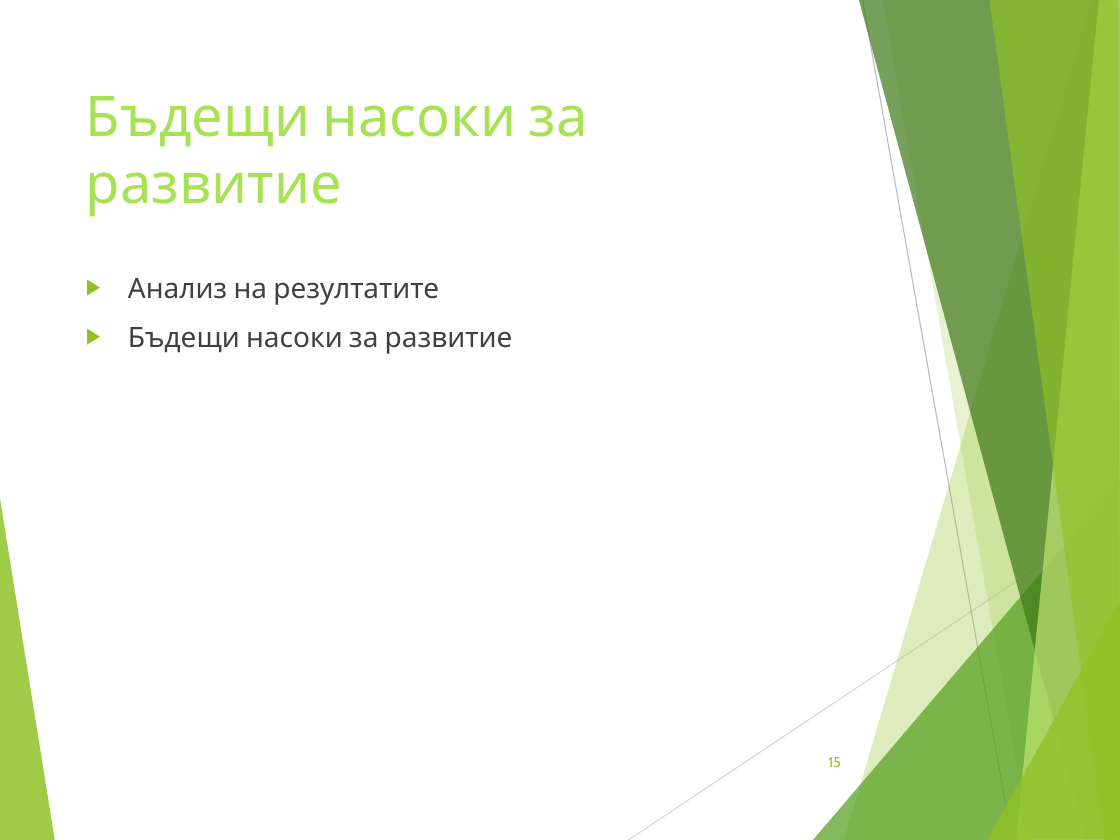
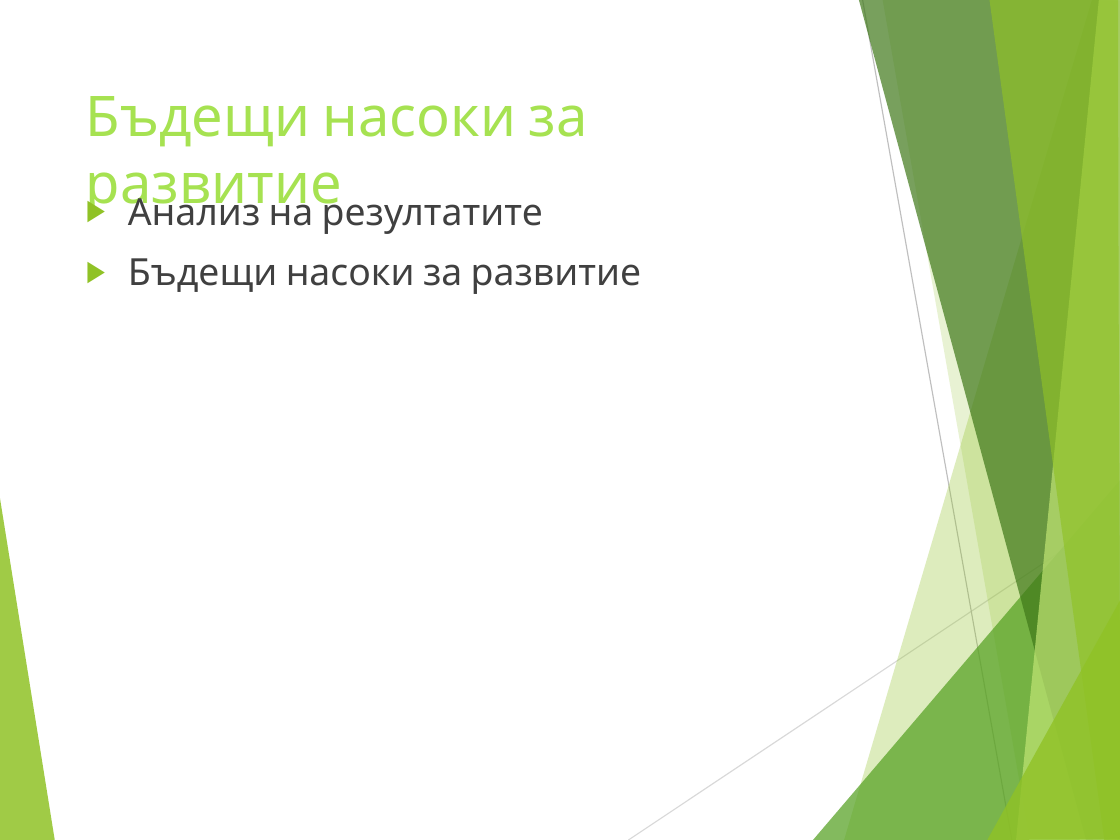
Before and after one commit to ivanchuchulski/fmi-requirements-analisys, a slide deck: slide 24 of rezervito-hw-05/Rezervito_Presentation_62121_62151_62167.pptx (slide 15 before the commit). Drawn at 1120x840 pixels with LibreOffice and Linux fonts; fonts in the diff are those of the drawing. Boxes give left, top, right and bottom in pixels: in the first picture for what was removed or moved away, otherwise in the second. Text is boxed around its words. In the diff, an @@ line names an element or a change of style, - is before the commit and + after.

```diff
--- a/rezervito-hw-05/Rezervito_Presentation_62121_62151_62167.pptx
+++ b/rezervito-hw-05/Rezervito_Presentation_62121_62151_62167.pptx
@@ text "Анализ на резултатите": place and size @@
-text "Анализ на резултатите" at <box>128,278,513,354</box>
+text "Анализ на резултатите" at <box>128,190,642,294</box>
@@ text "Анализ на резултатите" at <box>128,190,642,294</box>: size 18 to 24 pt @@
@@ page number removed at <box>828,757,841,767</box> @@
-15
```
Also in this commit, not shown: 14 other slides changed, 9 slides added, 16 other files.
